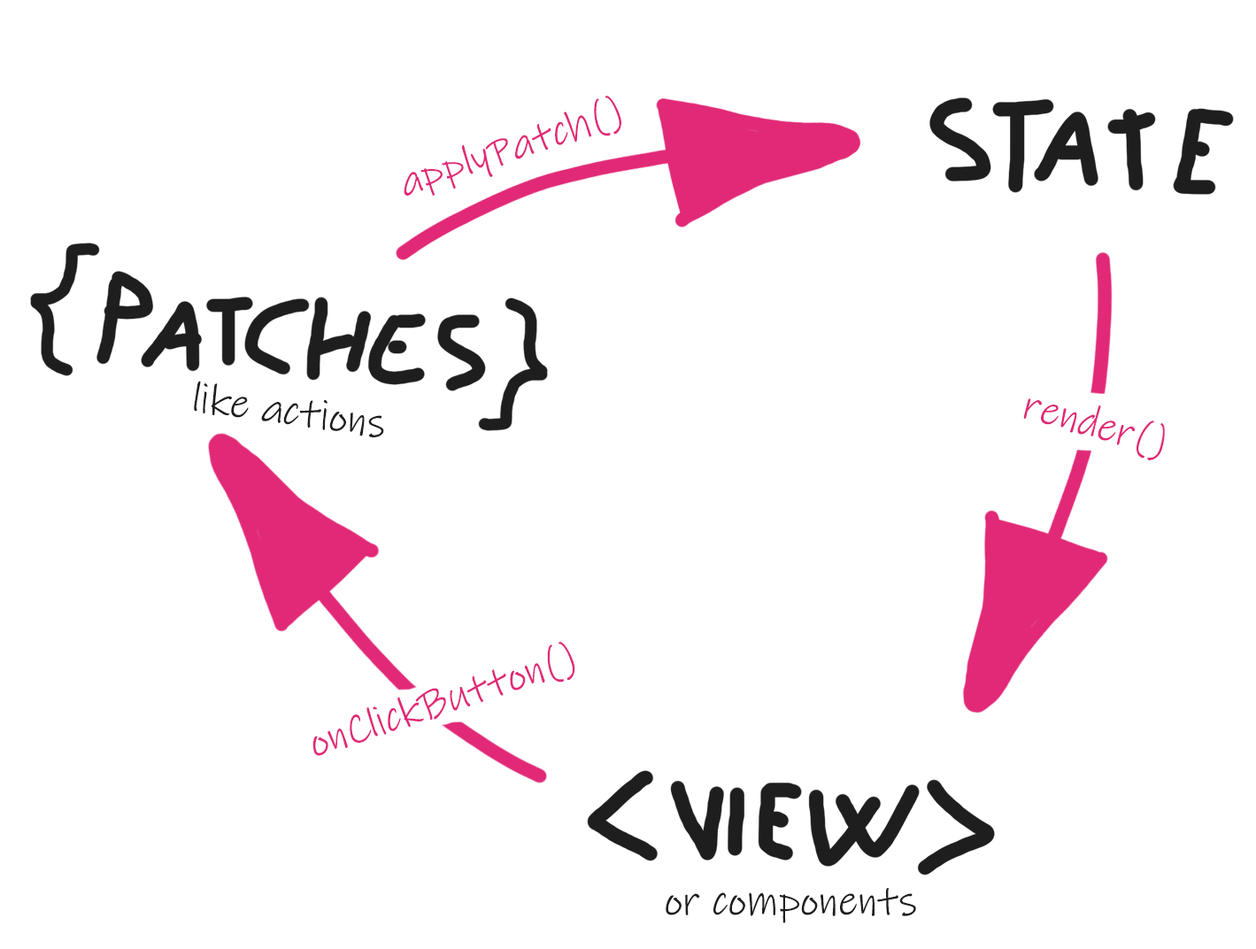
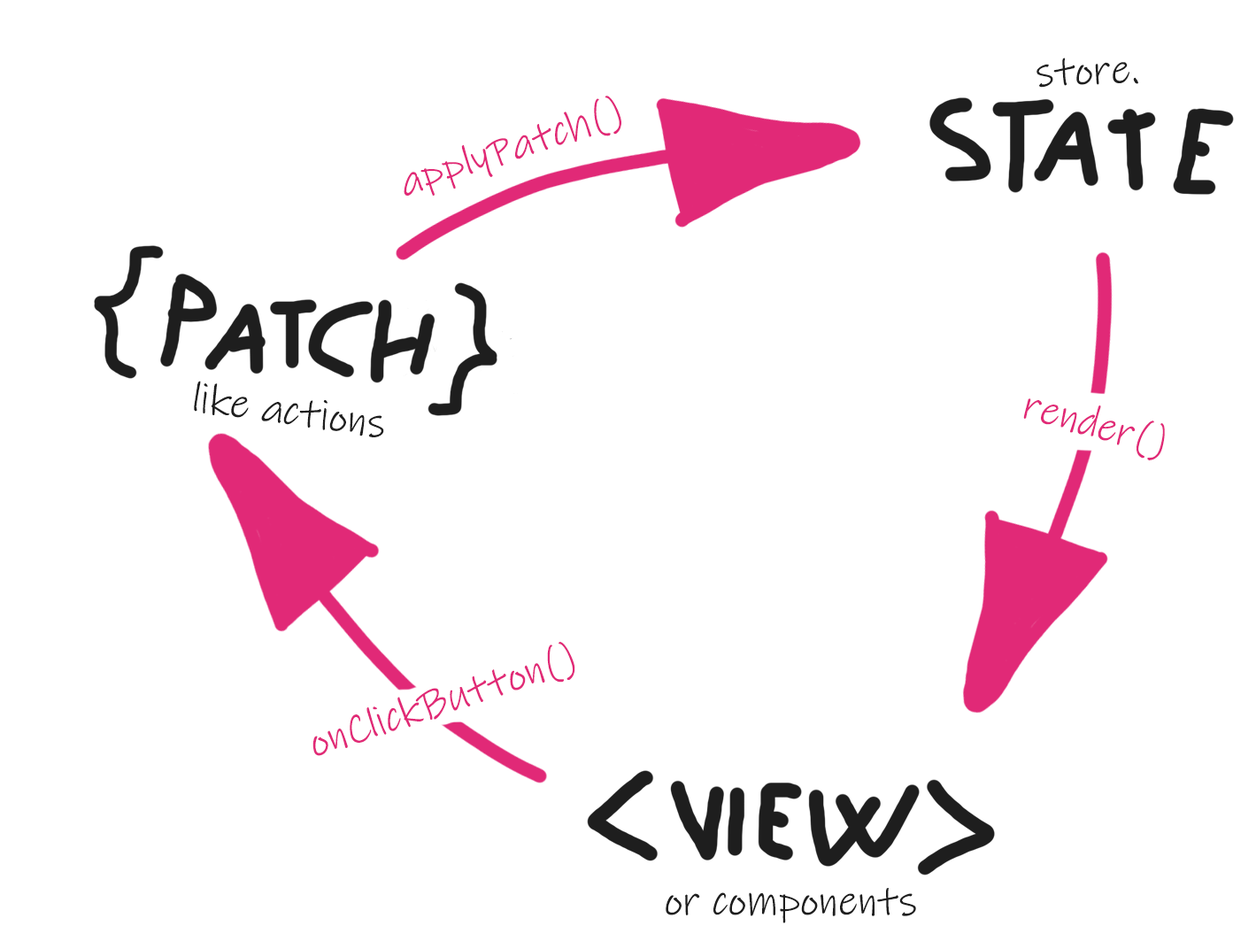
Layer changes from the first (1256, 949) image to the second:
added layer "store." above "like actions" over [1036, 57, 1139, 88]
renamed "Layer 8" to "Layer 10", painted on it over [30, 242, 548, 431]
